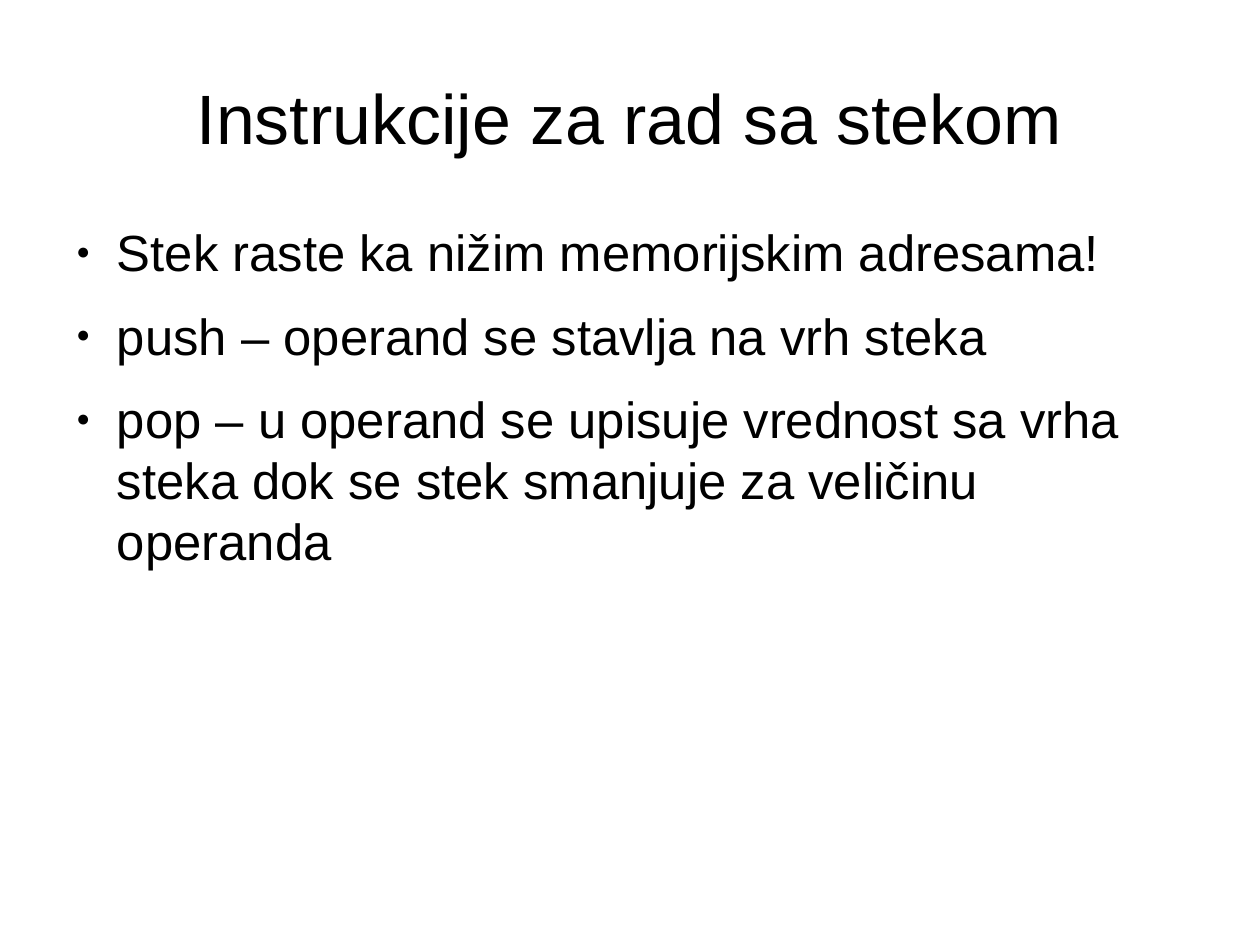
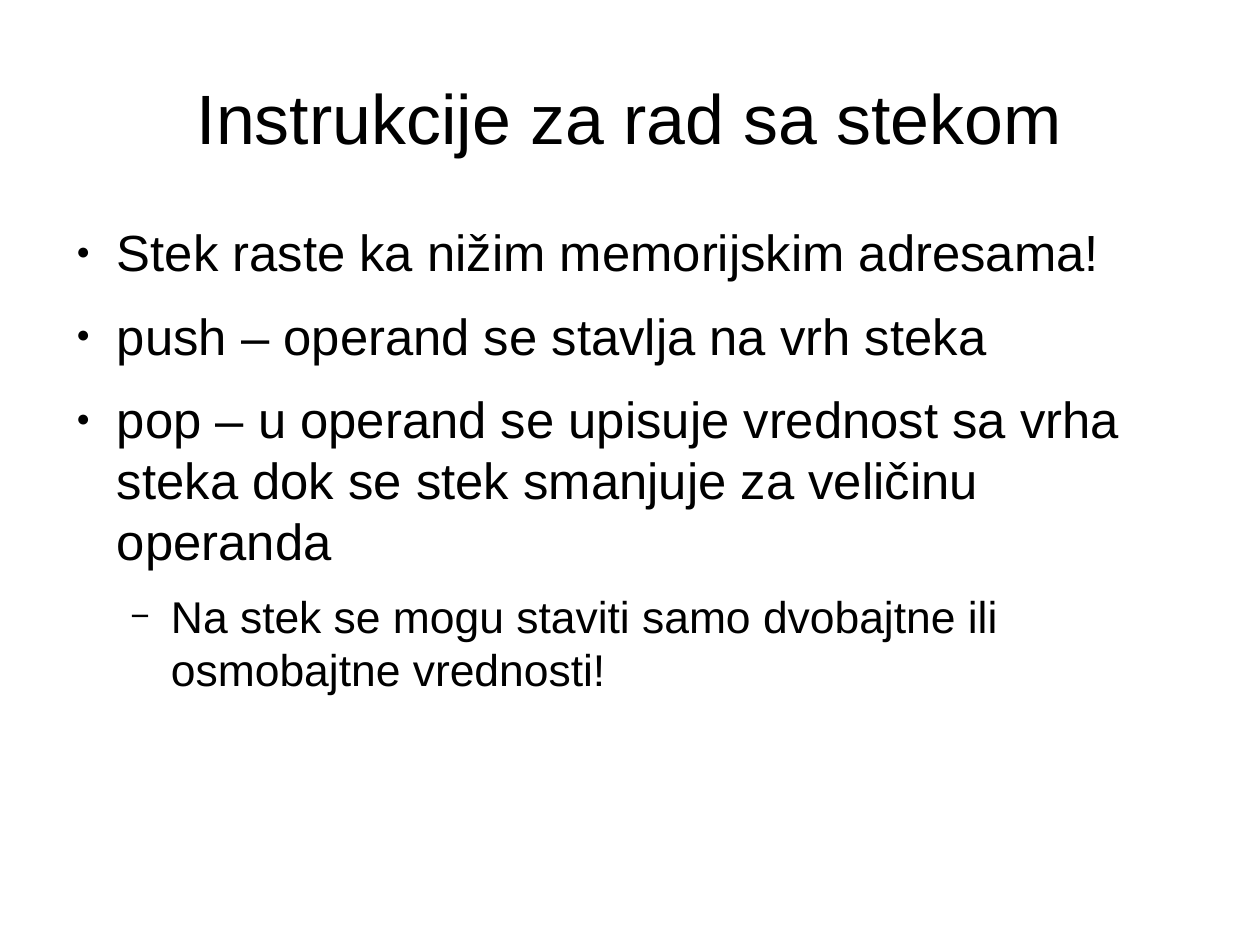
Before and after one commit to NikolaMilev/assembler-prezentacije, a slide deck: slide 20 of cas01/prez.odp (slide 19 before the commit). Drawn at 1260x945 pixels with LibreOffice and Linux fonts; fonts in the diff are those of the drawing. Boxes give left, top, right and bottom in pixels: in the first picture for what was removed or moved away, otherwise in the second. Text is boxed around its words. In the diff, an @@ line names an element or a change of style, - is before the commit and + after.

Commit message:
Dodate aritmeticke i logicke instrukcije, kao i instrukcije poredjenja i kontrole toka

```diff
--- a/cas01/prez.odp
+++ b/cas01/prez.odp
@@ text at (171,600,998,696): paragraph added @@
+  − Na stek se mogu staviti samo dvobajtne ili osmobajtne vrednosti!
```
Also in this commit, not shown: 7 other slides changed, 9 slides added, 4 other files.
